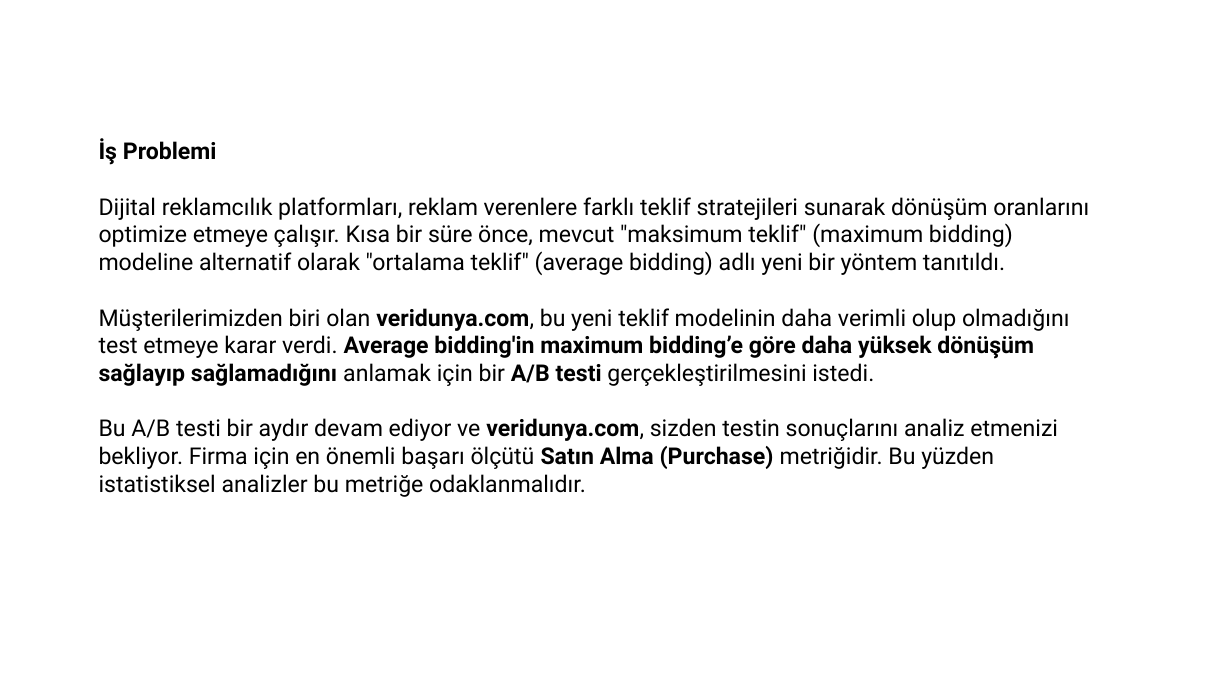
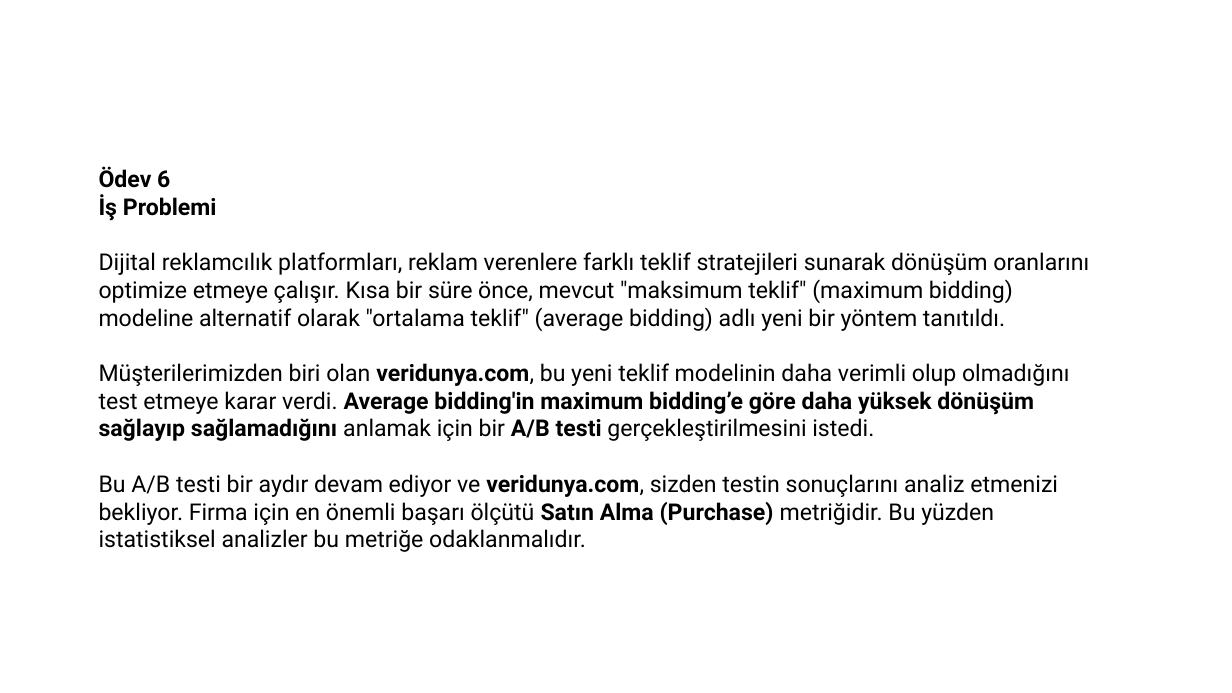
Before and after one commit to NesrinCelebioglu/AB_testing, a slide deck: slide 1 of AB-TestiOdev.pptx. Drawn at 1232x693 pixels with LibreOffice and Linux fonts; fonts in the diff are those of the drawing. Boxes give left, top, right and bottom in pixels: in the first picture for what was removed or moved away, otherwise in the second. Text is boxed around its words. In the diff, an @@ line names an element or a change of style, - is before the commit and + after.

```diff
--- a/AB-TestiOdev.pptx
+++ b/AB-TestiOdev.pptx
@@ text at <box>99,166,170,188</box>: paragraph added @@
+Ödev 6
```
Also in this commit, not shown: 1 other file.
